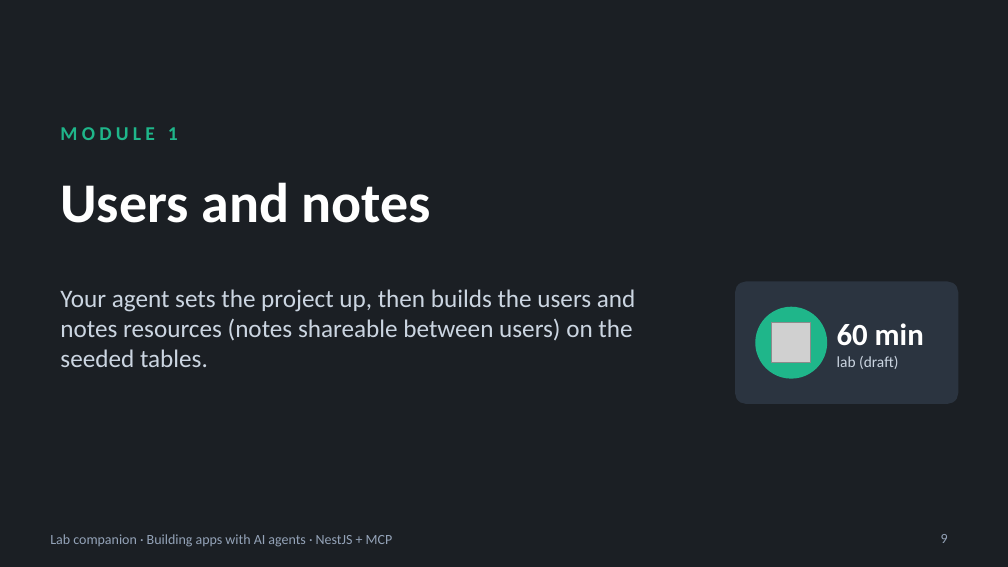
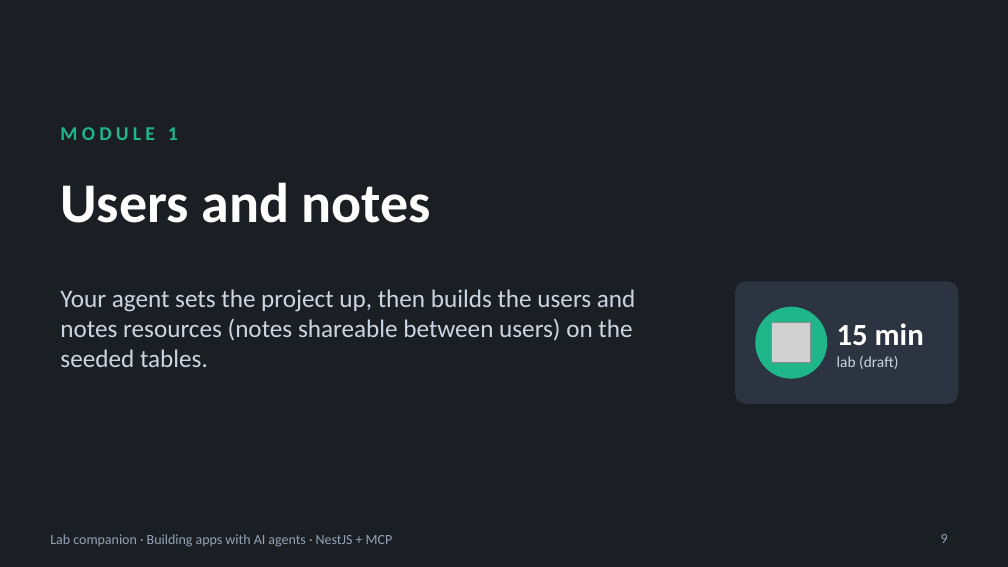
Before and after one commit to blazaga/ai-training-modules, a slide deck: slide 9 of docs/ai-agent-training/slides/lab-companion.pptx. Drawn at 1008x567 pixels with LibreOffice and Linux fonts; fonts in the diff are those of the drawing; grey boxes stand for pictures. Boxes give left, top, right and bottom in pixels: in the first picture for what was removed or moved away, otherwise in the second. Text is boxed around its words. In the diff, an @@ line names an element or a change of style, - is before the commit and + after.

```diff
--- a/docs/ai-agent-training/slides/lab-companion.pptx
+++ b/docs/ai-agent-training/slides/lab-companion.pptx
@@ text at (x1=837, y1=323, x2=924, y2=345): text changed @@
-60 min
+15 min
```
Also in this commit, not shown: 2 other slides changed, 5 other files.
